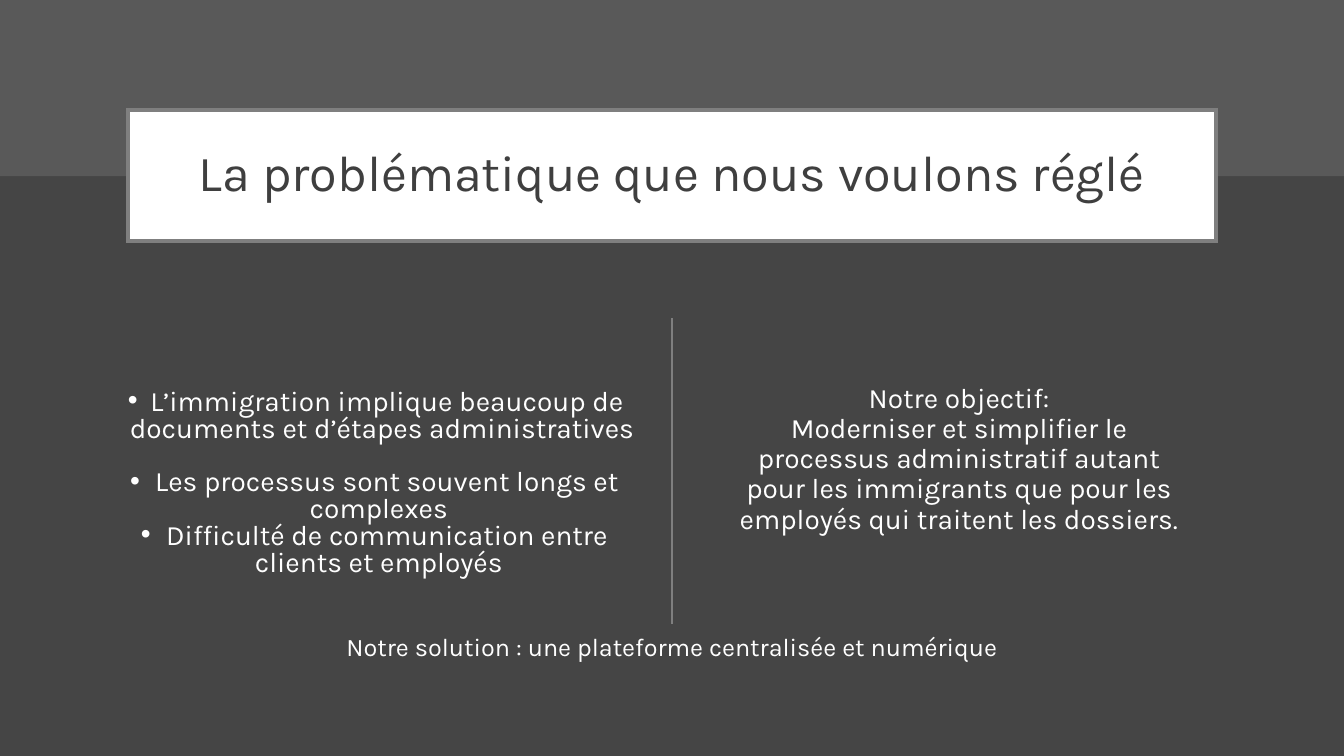
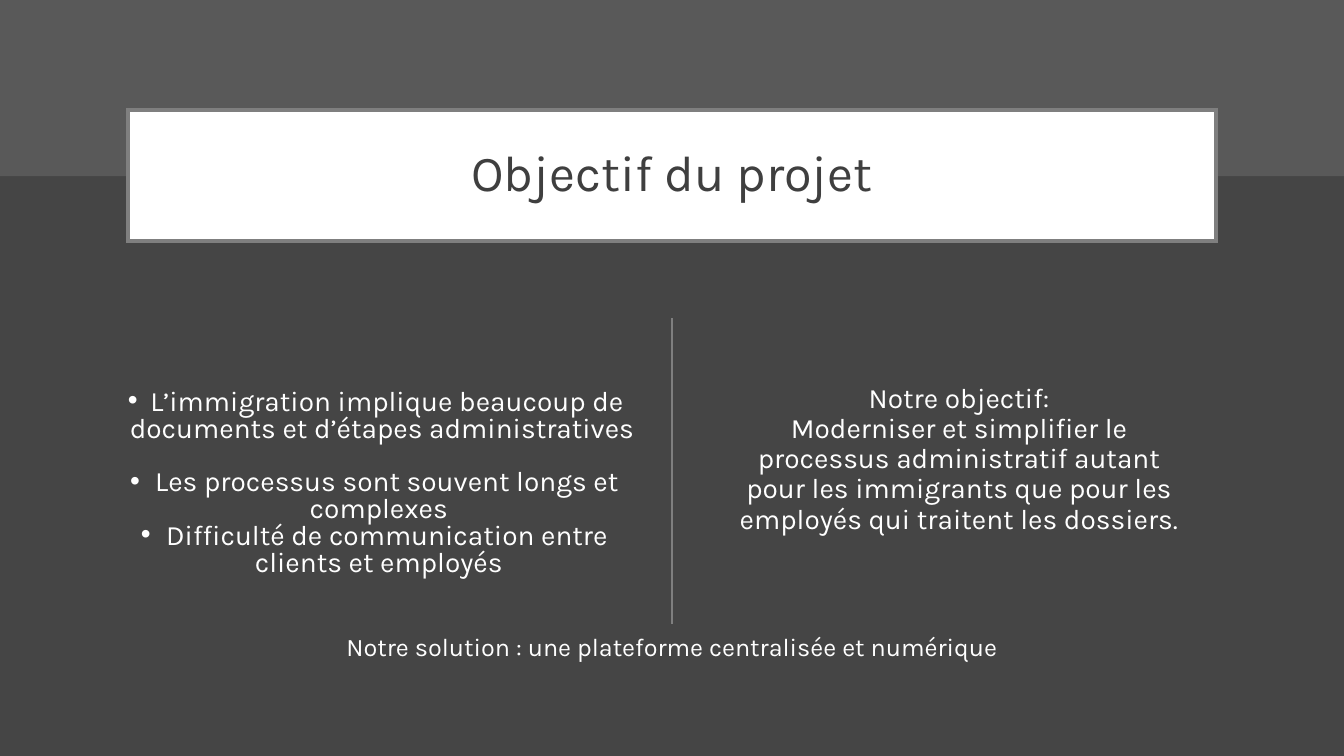
Before and after one commit to xpelletier07/Projet_Site_Immigration, a slide deck: slide 2 of Mandats/Mandat_3/Présentation.pptx. Drawn at 1344x756 pixels with LibreOffice and Linux fonts; fonts in the diff are those of the drawing. Boxes give left, top, right and bottom in pixels: in the first picture for what was removed or moved away, otherwise in the second. Text is boxed around its words. In the diff, an @@ line names an element or a change of style, - is before the commit and + after.

```diff
--- a/Mandats/Mandat_3/Présentation.pptx
+++ b/Mandats/Mandat_3/Présentation.pptx
@@ title at box(471, 156, 873, 204): text changed @@
-La problématique que nous voulons réglé
+Objectif du projet
```
Also in this commit, not shown: 2 other slides changed, 16 slides added.
